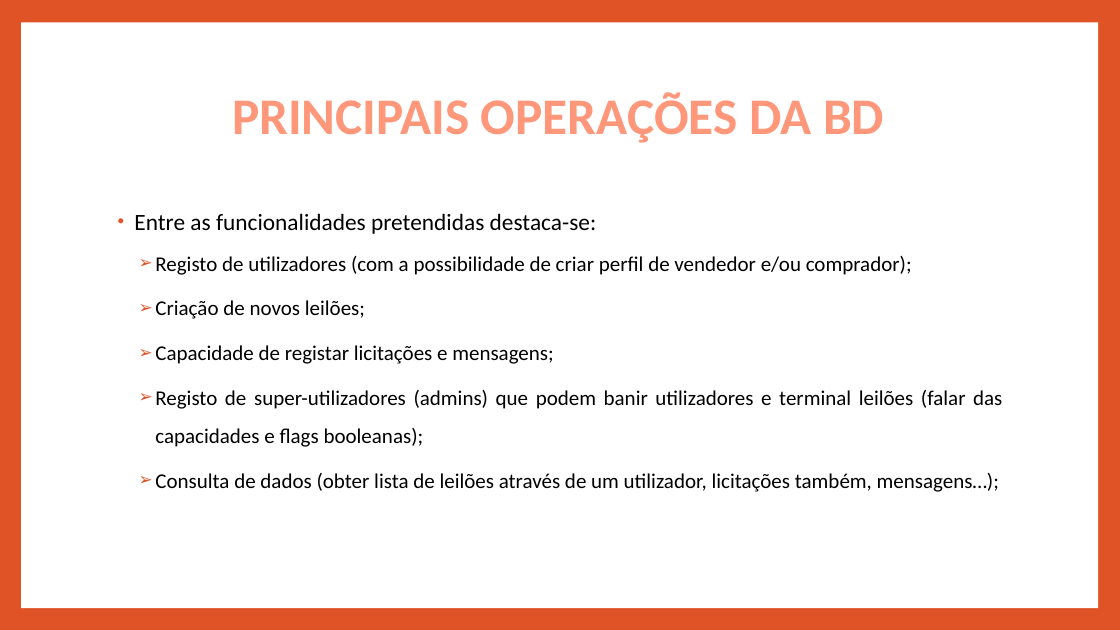
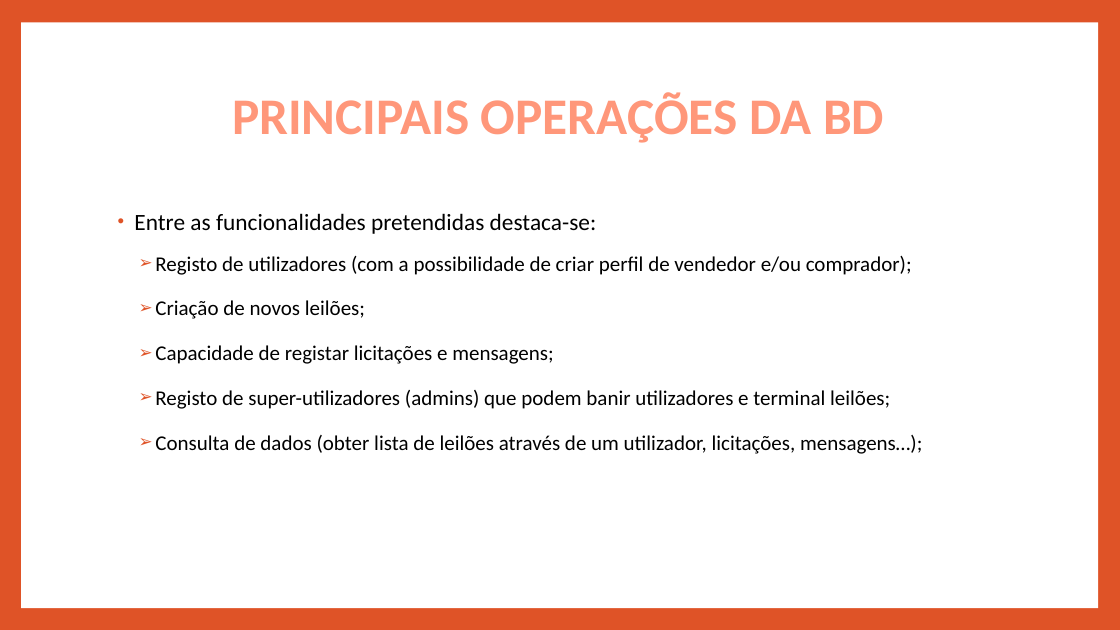
Before and after one commit to pedrotiag0/BD-Leiloes, a slide deck: slide 5 of Meta1/Apresentacao Meta 1 - BD.pptx. Drawn at 1120x630 pixels with LibreOffice and Linux fonts; fonts in the diff are those of the drawing. Boxes give left, top, right and bottom in pixels: in the first picture for what was removed or moved away, otherwise in the second. Text is boxed around its words. In the diff, an @@ line names an element or a change of style, - is before the commit and + after.

Commit message:
Apresentação Final

```diff
--- a/Meta1/Apresentacao Meta 1 - BD.pptx
+++ b/Meta1/Apresentacao Meta 1 - BD.pptx
@@ text at (155,390,922,454): text changed @@
-  ➢ Registo de super-utilizadores (admins) que podem banir utilizadores e terminal leilões (falar das capacidades e flags booleanas);
-  ➢ Consulta de dados (obter lista de leilões através de um utilizador, licitações também, mensagens…);
+  ➢ Registo de super-utilizadores (admins) que podem banir utilizadores e terminal leilões;
+  ➢ Consulta de dados (obter lista de leilões através de um utilizador, licitações, mensagens…);
```
Also in this commit, not shown: 1 slide removed.
